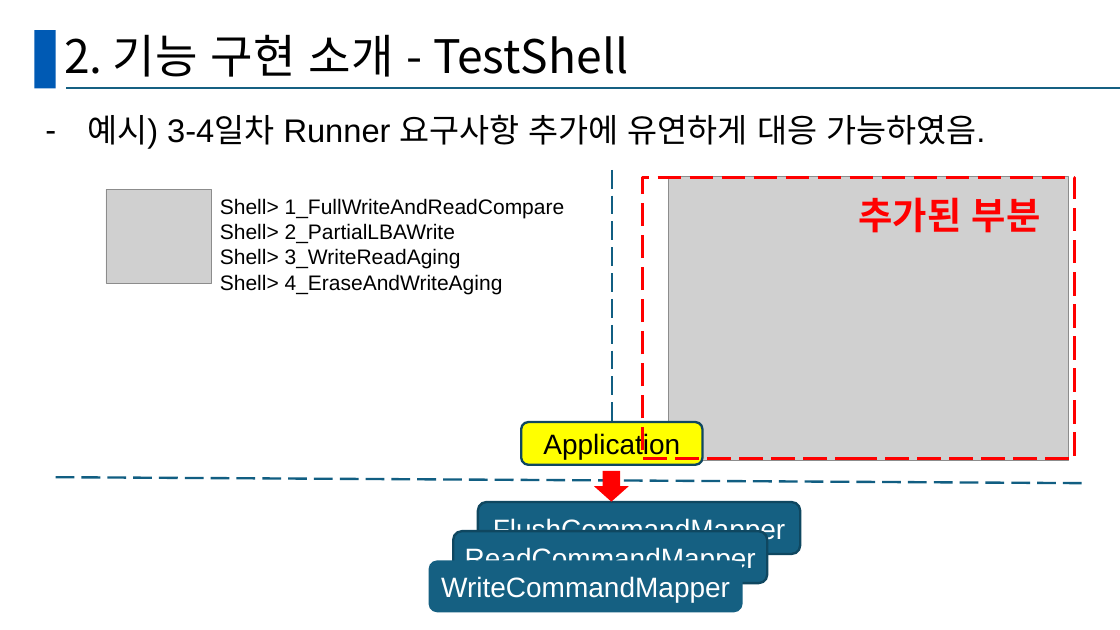
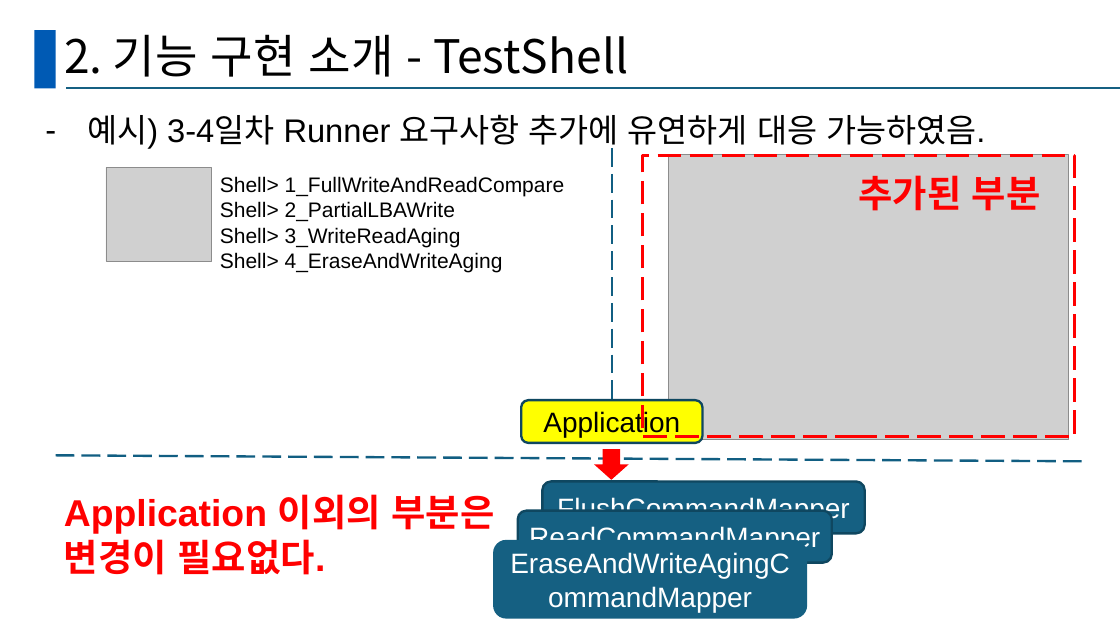
Before and after one commit to GanghyunLee/deep-dive-ssd, a slide deck: slide 26 of D조_DeepDive.pptx (slide 36 before the commit). Drawn at 1120x630 pixels with LibreOffice and Linux fonts; fonts in the diff are those of the drawing; grey boxes stand for pictures. Boxes give left, top, right and bottom in pixels: in the first picture for what was removed or moved away, otherwise in the second. Text is boxed around its words. In the diff, an @@ line names an element or a change of style, - is before the commit and + after.

Commit message:
소감 추가하여 초안 작성 완료

```diff
--- a/D조_DeepDive.pptx
+++ b/D조_DeepDive.pptx
@@ 2 pictures, 2 texts, 2 lines, 1 rounded rectangle, 1 rectangle, 1 down arrow: place and size @@
-2 pictures, 2 texts, 2 lines, 1 rounded rectangle, 1 rectangle, 1 down arrow at bbox=[55, 170, 1085, 502]
+2 pictures, 2 texts, 2 lines, 1 rounded rectangle, 1 rectangle, 1 down arrow at bbox=[55, 148, 1085, 481]
@@ text added at bbox=[64, 494, 494, 575], 32 pt, text #FF0000, bold @@
+Application 이외의 부분은 변경이 필요없다.
@@ rounded rectangle "FlushCommandMapper": place and size @@
-rounded rectangle "FlushCommandMapper" at bbox=[478, 502, 801, 555]
+rounded rectangle "FlushCommandMapper" at bbox=[543, 481, 865, 534]
@@ rounded rectangle "ReadCommandMapper": place and size @@
-rounded rectangle "ReadCommandMapper" at bbox=[454, 531, 768, 583]
+rounded rectangle "ReadCommandMapper" at bbox=[518, 511, 832, 563]
@@ rounded rectangle "EraseAndWriteAgingCommandMapper": place and size @@
-rounded rectangle "EraseAndWriteAgingCommandMapper" at bbox=[429, 560, 743, 613]
+rounded rectangle "EraseAndWriteAgingCommandMapper" at bbox=[493, 540, 807, 619]
@@ text in rounded rectangle at bbox=[441, 576, 730, 602]: text changed @@
-WriteCommandMapper
+EraseAndWriteAgingCommandMapper
```
Also in this commit, not shown: 9 other slides changed, 4 slides added, 1 slide removed.
